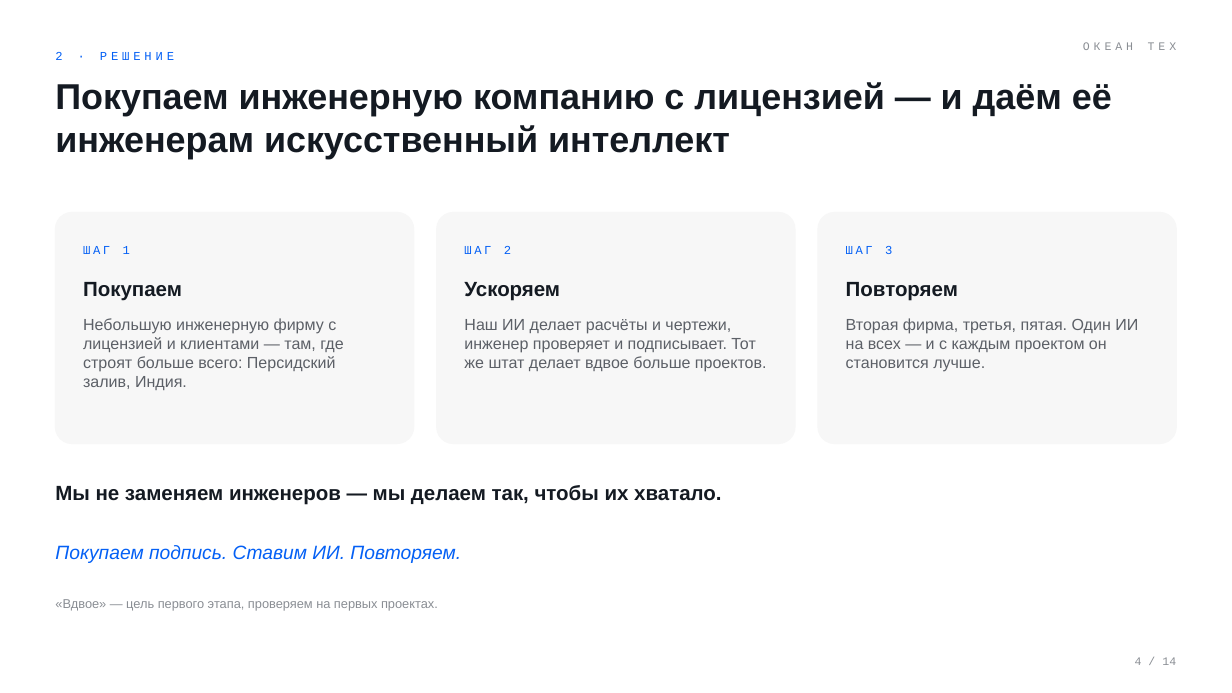
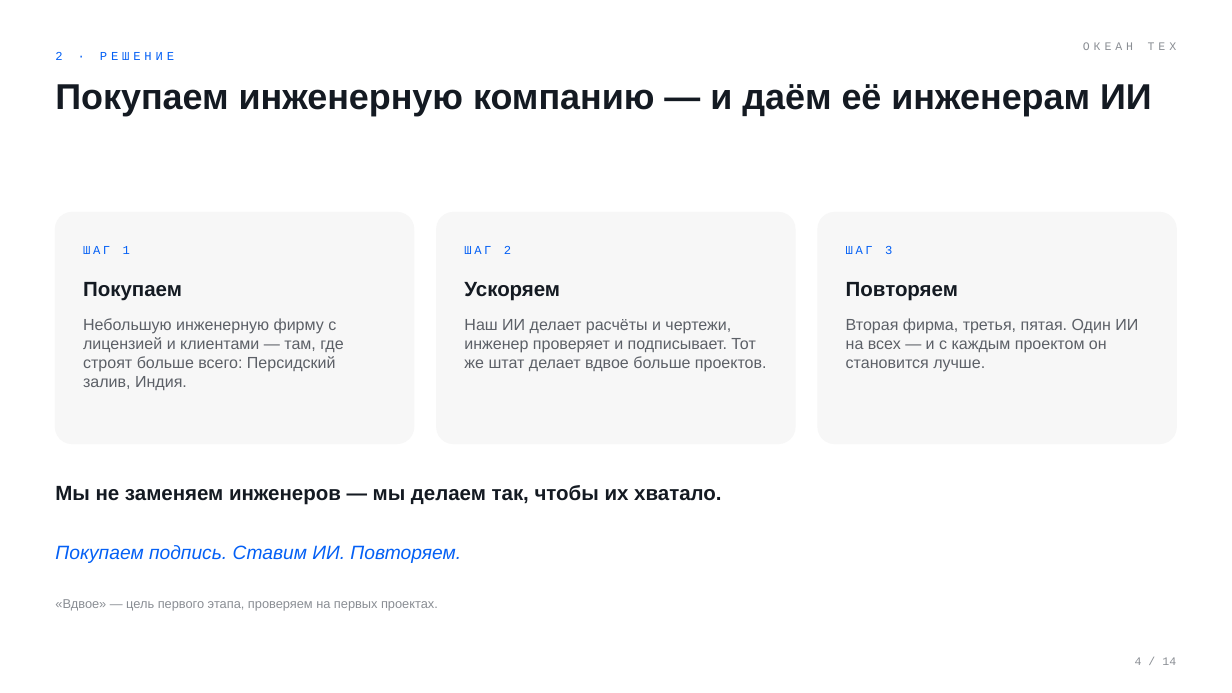
Before and after one commit to komoroshin/research, a slide deck: slide 4 of ai-case-library/research/ventures/grid-plain-deck.pptx. Drawn at 1232x693 pixels with LibreOffice and Linux fonts; fonts in the diff are those of the drawing. Boxes give left, top, right and bottom in pixels: in the first picture for what was removed or moved away, otherwise in the second. Text is boxed around its words. In the diff, an @@ line names an element or a change of style, - is before the commit and + after.

```diff
--- a/ai-case-library/research/ventures/grid-plain-deck.pptx
+++ b/ai-case-library/research/ventures/grid-plain-deck.pptx
@@ text at (55, 84, 1152, 116): text changed @@
-Покупаем инженерную компанию с лицензией — и даём её инженерам искусственный интеллект
+Покупаем инженерную компанию — и даём её инженерам ИИ
```
Also in this commit, not shown: 8 other slides changed, 2 other files.
